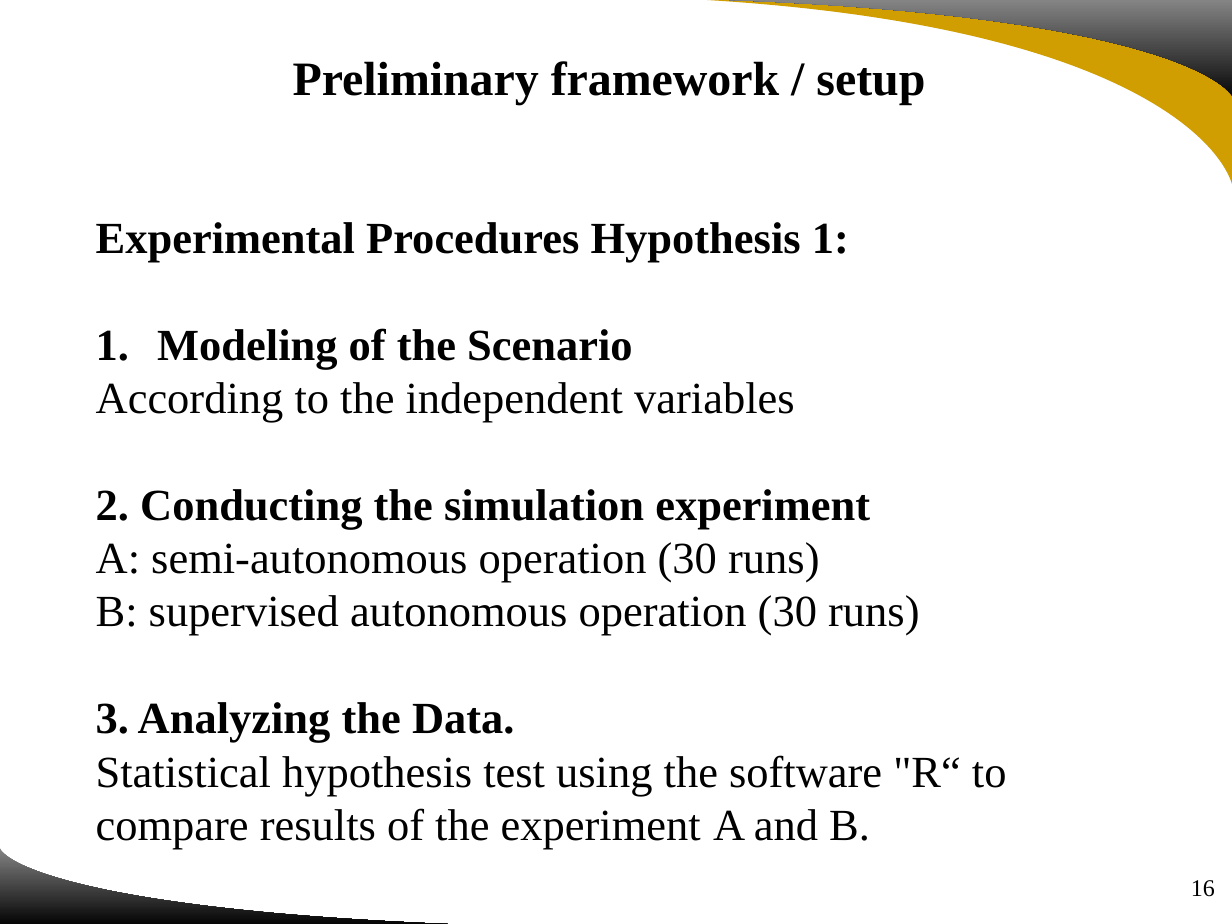
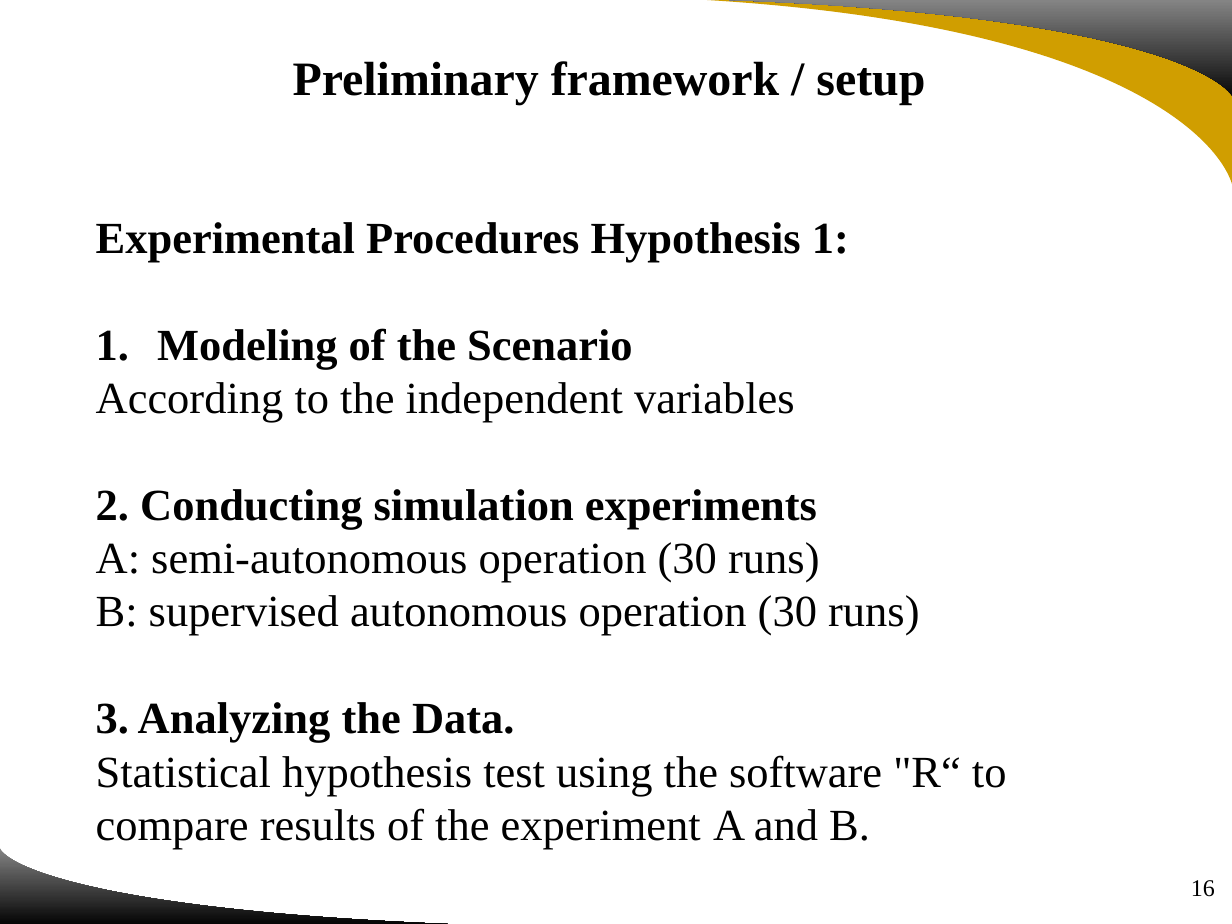
Before and after one commit to UgurUysal86/HUMAN-ASSISTED-WEAPON-SYSTEMS, a slide deck: slide 16 of Project Review and Feedback/IDS6916 Group4 Project Review and Feedback.pptx. Drawn at 1232x924 pixels with LibreOffice and Linux fonts; fonts in the diff are those of the drawing; background and template pictures are left out. Boxes give left, top, right and bottom in pixels: in the first picture for what was removed or moved away, otherwise in the second. Text is boxed around its words. In the diff, an @@ line names an element or a change of style, - is before the commit and + after.

Commit message:
updated slides

```diff
--- a/Project Review and Feedback/IDS6916 Group4 Project Review and Feedback.pptx
+++ b/Project Review and Feedback/IDS6916 Group4 Project Review and Feedback.pptx
@@ text at (96,489,817,529): text changed @@
-2. Conducting the simulation experiment
+2. Conducting simulation experiments
```
